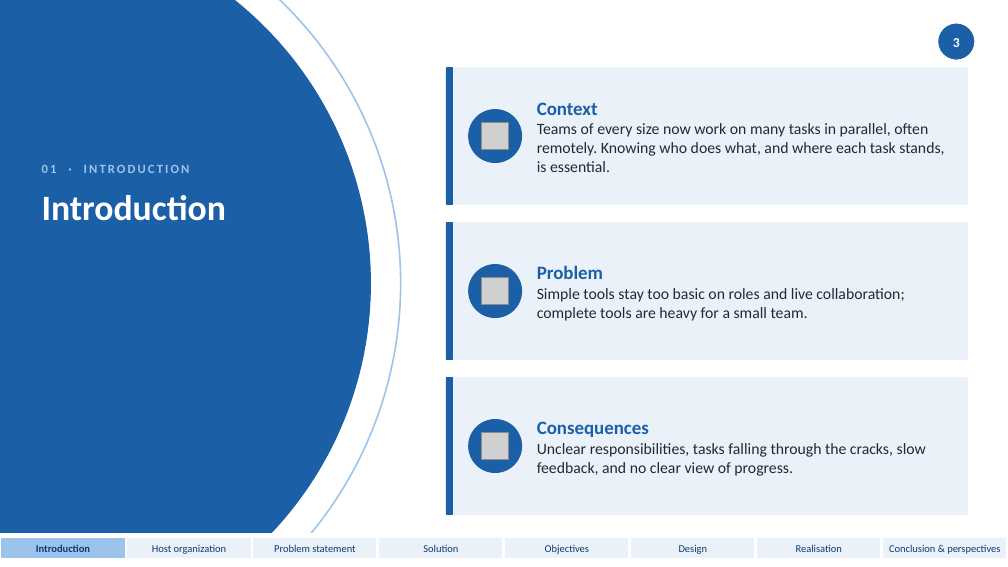
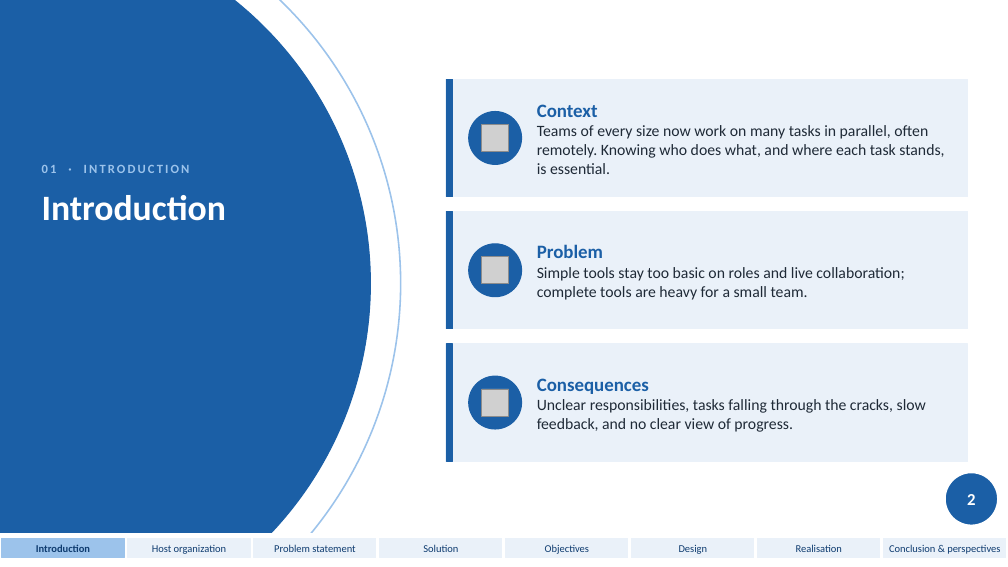
Before and after one commit to domdomxy/synkro, a slide deck: slide 3 of Synkro_PFA_Defense.pptx. Drawn at 1008x567 pixels with LibreOffice and Linux fonts; fonts in the diff are those of the drawing; grey boxes stand for pictures. Boxes give left, top, right and bottom in pixels: in the first picture for what was removed or moved away, otherwise in the second. Text is boxed around its words. In the diff, an @@ line names an element or a change of style, - is before the commit and + after.

Commit message:
Align defense speech with 26-slide deck
Condense the speech to a 9-minute target and reorganize it to match the updated 26-slide presentation, adding brief speaking cues for diagrams and visuals.

```diff
--- a/Synkro_PFA_Defense.pptx
+++ b/Synkro_PFA_Defense.pptx
@@ page number removed at (x1=953, y1=38, x2=960, y2=47) @@
-3
@@ rectangle resized from (x1=446, y1=68, x2=968, y2=204) to (x1=446, y1=79, x2=968, y2=197) @@
@@ rectangle resized from (x1=446, y1=68, x2=453, y2=204) to (x1=446, y1=79, x2=453, y2=197) @@
@@ rectangle resized from (x1=446, y1=223, x2=968, y2=359) to (x1=446, y1=212, x2=968, y2=329) @@
@@ rectangle resized from (x1=446, y1=223, x2=453, y2=359) to (x1=446, y1=212, x2=453, y2=329) @@
@@ text "Problem" moved from (x1=537, y1=265, x2=904, y2=321) to (x1=537, y1=244, x2=904, y2=300) @@
@@ ellipse moved from (x1=469, y1=265, x2=522, y2=318) to (x1=469, y1=244, x2=522, y2=297) @@
@@ picture moved from (x1=482, y1=278, x2=509, y2=305) to (x1=482, y1=257, x2=509, y2=284) @@
@@ rectangle resized from (x1=446, y1=378, x2=968, y2=514) to (x1=446, y1=344, x2=968, y2=461) @@
@@ rectangle resized from (x1=446, y1=378, x2=453, y2=514) to (x1=446, y1=344, x2=453, y2=461) @@
@@ text "Consequences" moved from (x1=537, y1=421, x2=926, y2=476) to (x1=537, y1=378, x2=926, y2=432) @@
@@ ellipse moved from (x1=469, y1=420, x2=522, y2=473) to (x1=469, y1=376, x2=522, y2=429) @@
@@ picture moved from (x1=482, y1=433, x2=509, y2=460) to (x1=482, y1=389, x2=509, y2=416) @@
@@ ellipse resized from (x1=938, y1=23, x2=975, y2=60) to (x1=945, y1=473, x2=998, y2=526) @@
@@ page number added at (x1=967, y1=494, x2=975, y2=505), 16 pt, text #FFFFFF, bold @@
+2
```
Also in this commit, not shown: 24 other slides changed, 2 slides removed, 1 other file.
